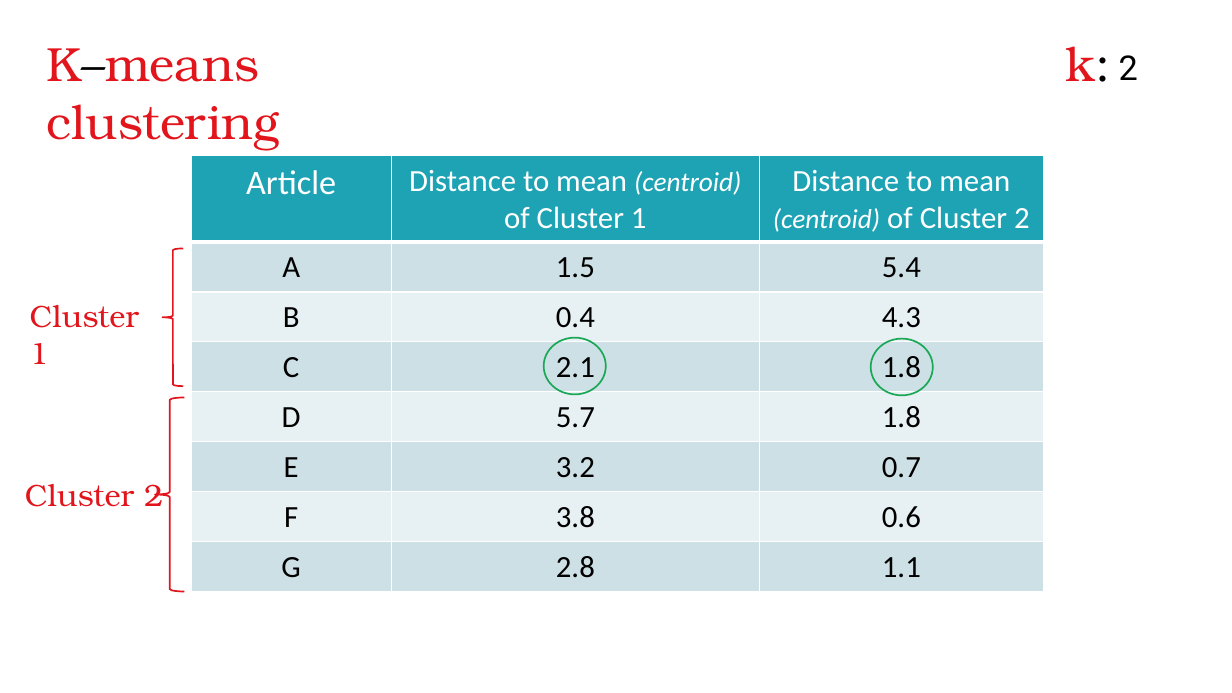
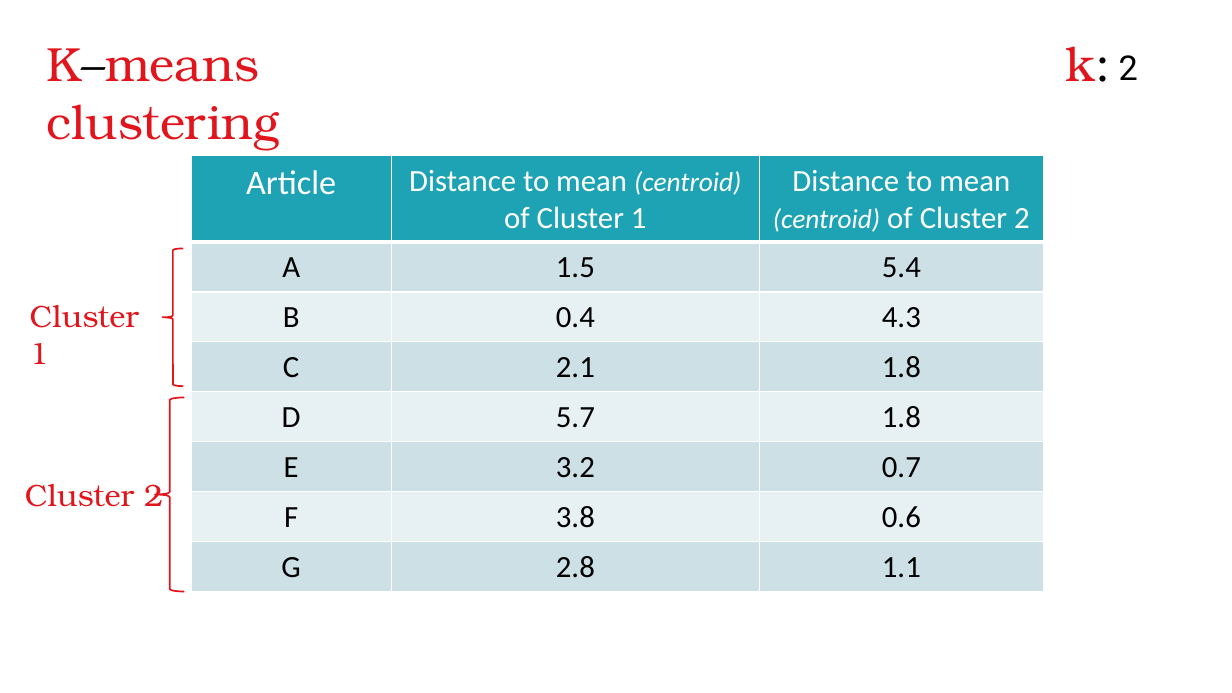
Before and after one commit to lyubent/PubSpark, a slide deck: slide 52 of 00-Slides.pptx (slide 33 before the commit). Drawn at 1232x693 pixels with LibreOffice and Linux fonts; fonts in the diff are those of the drawing. Boxes give left, top, right and bottom in pixels: in the first picture for what was removed or moved away, otherwise in the second. Text is boxed around its words. In the diff, an @@ line names an element or a change of style, - is before the commit and + after.

```diff
--- a/00-Slides.pptx
+++ b/00-Slides.pptx
@@ ellipse removed at box(543, 338, 605, 394) @@
@@ ellipse removed at box(871, 339, 933, 395) @@
```
Also in this commit, not shown: 3 other slides changed, 23 slides added, 27 slides removed.
